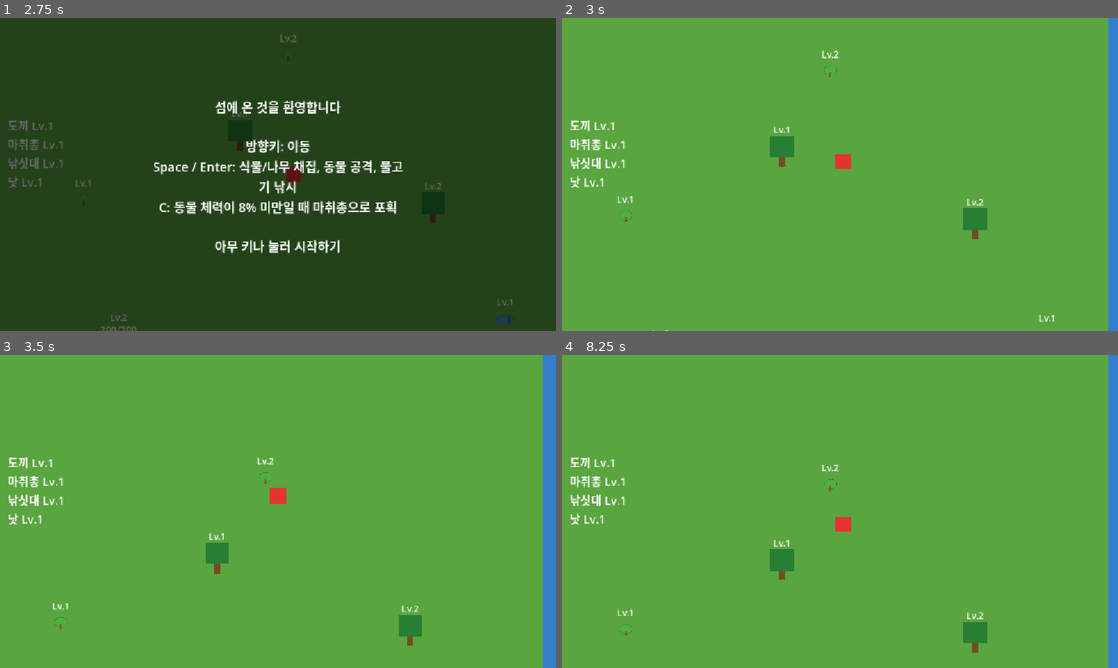
Above: before the commit, frames 1-4 (two rows, left to right).
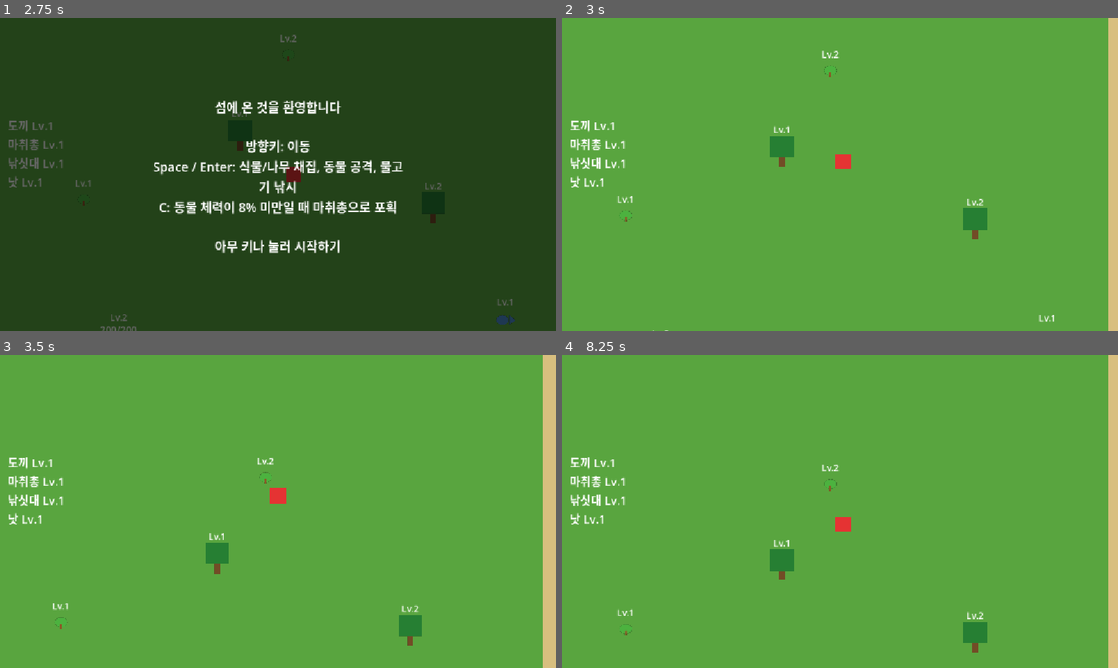
Above: after the commit, the same moments.

Repository: kimtuna/test_game
Game: Godot game, scene res://scenes/Main.tscn
The game is run twice, just before and just after one commit, with the same random seed, the same clock (stepped at 60 frames per second) and the same inputs.
Inputs (mouse positions are in pixels of both pictures, inside the frame that each line leads up to):
- Up to frame 1 (2.75 s): tap Enter (ui_accept) at 0.5, 0.77, 1.52 s; move the mouse to (400, 158) at 0.52 s; hold Right (ui_right) 0.53-1.28 s; tap C (capture) at 0.6 s; click (400, 158) at 0.67 s; move the mouse to (166, 190) at 1.27 s; hold Down (ui_down) 1.28-2.03 s; tap 1 at 1.35 s; move the mouse to (333, 105) at 2.02 s; hold Right (ui_right) from 2.03 s (still down); tap 2 at 2.1 s
- Up to frame 2 (3 s): move the mouse to (812, 237) at 2.77 s; release Right (ui_right) at 2.78 s; hold Up (ui_up) from 2.78 s (still down); tap 3 at 2.85 s; click (812, 237) at 2.92 s
- Up to frame 3 (3.5 s): keep holding Up (ui_up); tap Enter (ui_accept) at 3.02 s
- Up to frame 4 (8.25 s): move the mouse to (1006, 558) at 3.52 s; release Up (ui_up) at 3.53 s; hold Left (ui_left) 3.53-5.03 s; tap 4 at 3.6 s; tap Enter (ui_accept) at 3.77, 4.52, 6.02, 6.77, 7.52 s; move the mouse to (673, 464) at 4.27 s; tap Tab at 4.35 s; move the mouse to (867, 511) at 5.02 s; hold Down (ui_down) 5.03-5.78 s; tap Space at 5.1 s; click (867, 511) at 5.17 s; move the mouse to (756, 433) at 5.77 s; hold Right (ui_right) 5.78-6.53 s; tap C (capture) at 5.85 s; move the mouse to (962, 495) at 6.52 s; hold Up (ui_up) 6.53-7.28 s; tap 1 at 6.6 s; move the mouse to (728, 527) at 7.27 s; hold Right (ui_right) 7.28-8.03 s; tap 2 at 7.35 s; click (728, 527) at 7.42 s; move the mouse to (895, 442) at 8.02 s; hold Down (ui_down) from 8.03 s (still down); tap 3 at 8.1 s

Frame 1 is identical in both runs. In frame 2, 1.8% of the frame differs, in the area x 98-100%, y 0-100%; in frame 3, 2.4%, in the area x 97-100%, y 0-100%; in frame 4, 1.8%.

Commit message:
feat: 섬 지형에 모래(beach) 링 추가 — 잔디 한 색뿐이던 지형을 시각적으로 다양화
design.md가 지형 생성 방식/섬 크기를 아직 확정하지 않은 범위 밖 사안이라, 걸어다닐
수 있는 영역이나 충돌 경계(IslandBounds)는 그대로 두고 그 바깥에 보이는 모래띠만
Ocean과 Island 사이에 추가했다. status.md #43이 다음 후보로 남긴 "섬 경계/지형의
다양화"를 이어받음.

Diff:
--- a/scenes/Main.tscn
+++ b/scenes/Main.tscn
@@ -14,6 +14,9 @@
 script = ExtResource("2")
 
 [node name="Ocean" type="Sprite2D" parent="Terrain"]
+position = Vector2(576, 324)
+
+[node name="Beach" type="Sprite2D" parent="Terrain"]
 position = Vector2(576, 324)
 
 [node name="Island" type="Sprite2D" parent="Terrain"]
--- a/scripts/terrain.gd
+++ b/scripts/terrain.gd
@@ -2,14 +2,24 @@
 
 const OCEAN_SIZE := Vector2(3000, 2000)
 const ISLAND_SIZE := Vector2(2000, 1300)
+# BEACH_MARGIN: 섬(잔디) 가장자리 바깥으로 모래를 얼마나 두를지. 지형이 잔디
+# 한 가지 색뿐이라 단조로웠던 것을 보강하는 순수 시각적 조각이다(design.md가
+# 섬 크기·지형 생성 방식을 아직 확정하지 않았으므로, 걸어다닐 수 있는 영역
+# 자체를 넓히는 대신 기존 충돌 경계(IslandBounds, ISLAND_SIZE 기준)는 그대로
+# 두고 그 바로 바깥에 보이는 모래띠만 추가했다 — boundary_headless_test 등
+# 기존 경계 관련 테스트가 가정하는 벽 위치를 건드리지 않기 위함).
+const BEACH_MARGIN := 150.0
+const BEACH_SIZE := ISLAND_SIZE + Vector2(BEACH_MARGIN, BEACH_MARGIN) * 2.0
 const WALL_THICKNESS := 40.0
 
 @onready var ocean: Sprite2D = $Ocean
+@onready var beach: Sprite2D = $Beach
 @onready var island: Sprite2D = $Island
 
 func _ready() -> void:
 	add_to_group("terrain")
 	_set_flat_texture(ocean, OCEAN_SIZE, Color(0.2, 0.5, 0.8))
+	_set_flat_texture(beach, BEACH_SIZE, Color(0.85, 0.75, 0.5))
 	_set_flat_texture(island, ISLAND_SIZE, Color(0.35, 0.65, 0.25))
 	_create_boundary_walls(island.position, ISLAND_SIZE)
 
